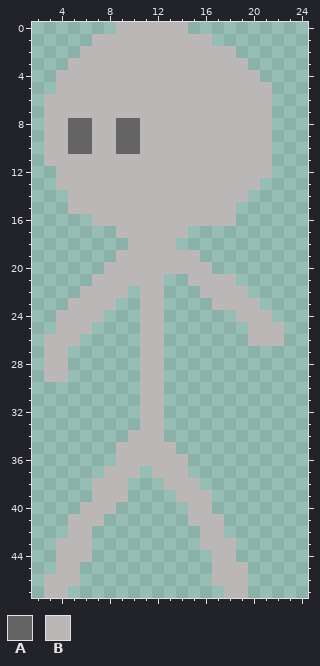
Two states of a pixel-art sprite, workspace/image/仮素材/player/歩き左0002.png. Above, as it was before the edit.
The file is 48x48 pixels. Shown: x 2..24, y 0..47.
Palette (. is transparent): A #646464  B #bcb7b7
Pixels before, first column x 3:
 0 ......BBBBBB........
 1 ....BBBBBBBBBB......
 2 ...BBBBBBBBBBBBB....
 3 ..BBBBBBBBBBBBBBB...
 4 .BBBBBBBBBBBBBBBBB..
 5 .BBBBBBBBBBBBBBBBBB.
 6 BBBBBBBBBBBBBBBBBBB.
 7 BBBBBBBBBBBBBBBBBBB.
 8 BBAABBAABBBBBBBBBBB.
 9 BBAABBAABBBBBBBBBBB.
10 BBAABBAABBBBBBBBBBB.
11 BBBBBBBBBBBBBBBBBBB.
12 .BBBBBBBBBBBBBBBBBB.
13 .BBBBBBBBBBBBBBBBB..
14 ..BBBBBBBBBBBBBBB...
15 ..BBBBBBBBBBBBBB....
16 ....BBBBBBBBBBBB....
17 ......BBBBBB........
18 .......BBBB.........
19 ......BBBBBBB.......
20 .....BBBBBBBBB......
21 ....BBBBBB..BBBB....
22 ...BBBB.BB...BBBB...
23 ..BBBB..BB....BBBB..
24 .BBBB...BB......BBB.
25 .BBB....BB.......BBB
26 BBB.....BB.......BBB
27 BB......BB..........
28 BB......BB..........
29 BB......BB..........
30 ........BB..........
31 ........BB..........
32 ........BB..........
33 ........BB..........
34 .......BBB..........
35 ......BBBBB.........
36 ......BBBBBB........
37 .....BBB.BBB........
38 ....BBB...BBB.......
39 ....BBB....BBB......
40 ...BBB......BB......
41 ..BBB.......BBB.....
42 ..BB.........BB.....
43 .BBB.........BBB....
44 .BBB..........BB....
45 .BB...........BBB...
46 BBB...........BBB...
47 BB.............BB...
After:
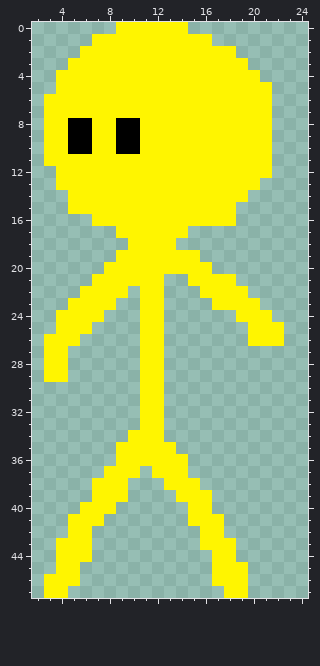
The edit:
colour A: #646464 -> #000000
colour B: #bcb7b7 -> #fff500
Pixel boxes of the changes (left, top, right, bottom) in both pictures:
changed: (44, 22, 284, 598)
